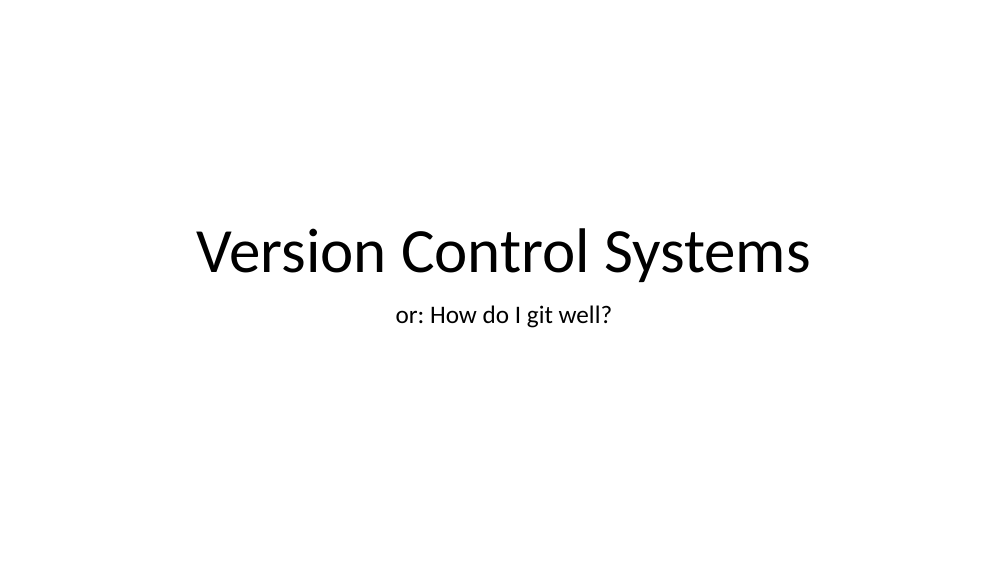
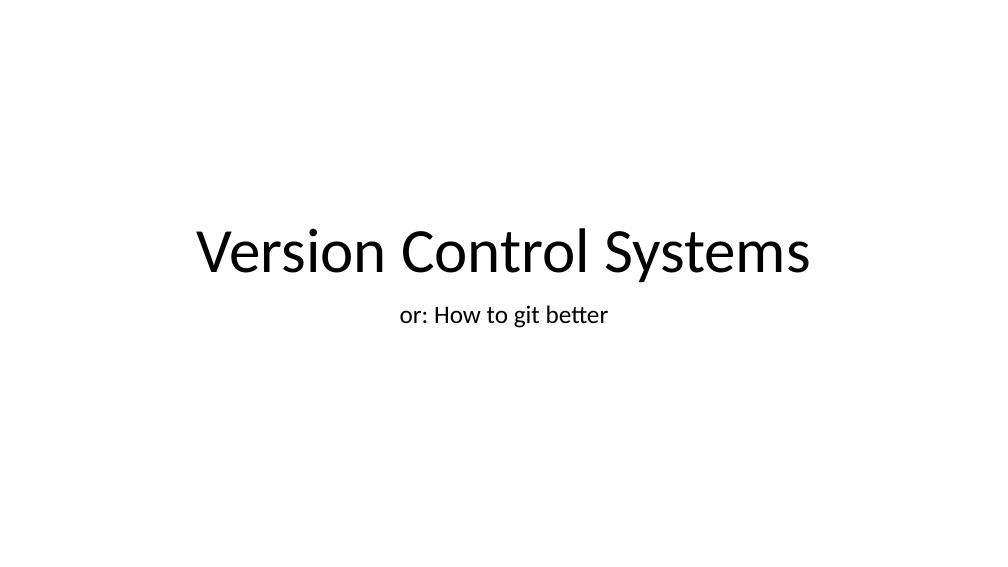
Before and after one commit to vegfetch/talk, a slide deck: slide 1 of cf_version_control_systems.pptx. Drawn at 1008x567 pixels with LibreOffice and Linux fonts; fonts in the diff are those of the drawing. Boxes give left, top, right and bottom in pixels: in the first picture for what was removed or moved away, otherwise in the second. Text is boxed around its words. In the diff, an @@ line names an element or a change of style, - is before the commit and + after.

```diff
--- a/cf_version_control_systems.pptx
+++ b/cf_version_control_systems.pptx
@@ subtitle at [400, 305, 609, 328]: text changed @@
-or: How do I git well?
+or: How to git better
```
Also in this commit, not shown: 1 other slide changed, 5 slides added, 2 slides removed, 1 other file.
